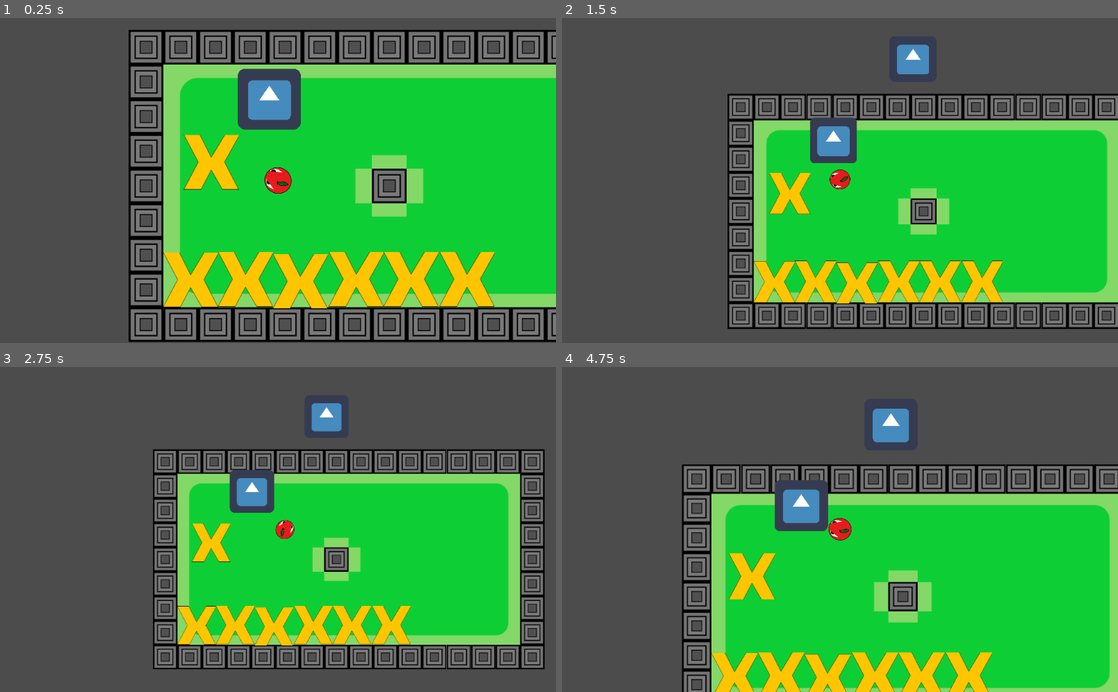
Above: before the commit, frames 1-4 (two rows, left to right).
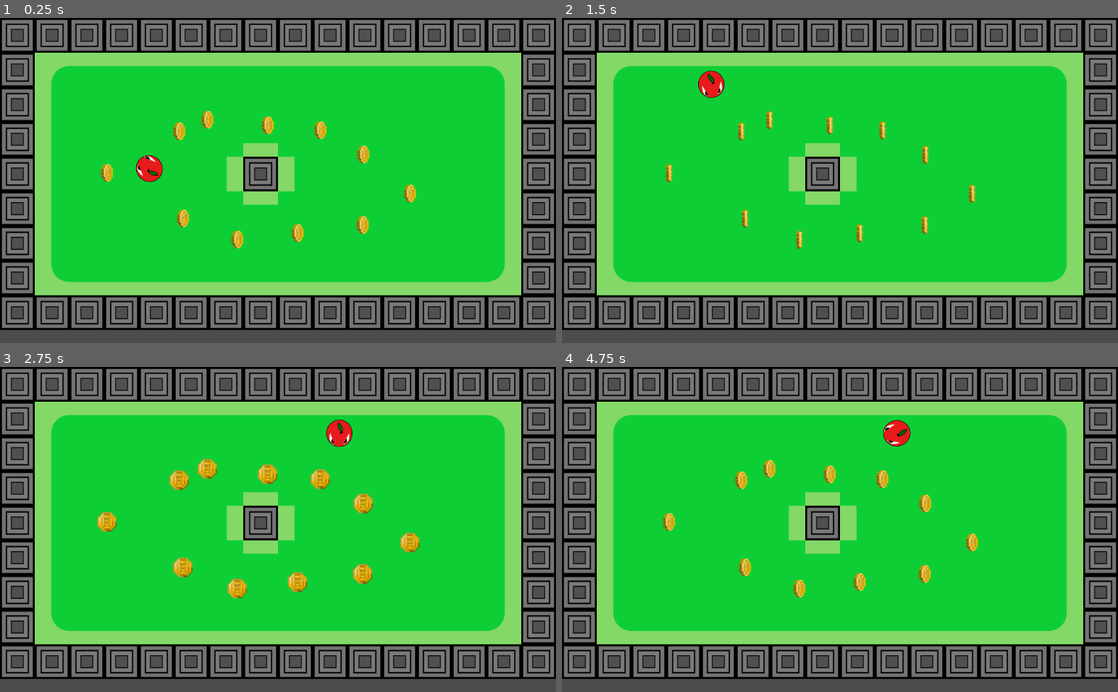
Above: after the commit, the same moments.

Repository: sulaemansantoso/WorkshopTopDownGodot
Game: Godot game, scene res://ContohNode.tscn
Two runs of this game, one before a commit and one after it. Both use one fixed random seed, a clock stepped at 60 frames per second and the inputs below. Before the commit the project starts from res://Scene/ContohNode.tscn. The engine's default icon, where the game draws it, is replaced by a stand-in: a white triangle on a blue panel in a dark square.
Inputs (mouse positions are in pixels of both pictures, inside the frame that each line leads up to):
- Up to frame 1 (0.25 s): no input
- Up to frame 2 (1.5 s): tap Enter (ui_accept) at 0.5, 0.77 s; move the mouse to (962, 164) at 0.52 s; hold Right (ui_right) 0.53-1.28 s; hold W (Atas) 0.53-1.28 s; click (962, 164) at 0.67 s; move the mouse to (728, 196) at 1.27 s; hold Left (ui_left) from 1.28 s (still down); tap S (Bawah) at 1.35 s; click (728, 196) at 1.42 s
- Up to frame 3 (2.75 s): tap Enter (ui_accept) at 1.52 s; move the mouse to (333, 458) at 2.02 s; release Left (ui_left) at 2.03 s; hold Right (ui_right) from 2.03 s (still down); hold D (Kanan) from 2.03 s (still down); click (333, 458) at 2.17 s
- Up to frame 4 (4.75 s): move the mouse to (812, 594) at 2.77 s; release D (Kanan) at 2.78 s; tap A (Kiri) at 2.85 s; click (812, 594) at 2.92 s; tap Enter (ui_accept) at 3.02, 3.77, 4.52 s; move the mouse to (1006, 578) at 3.52 s; release Right (ui_right) at 3.53 s; hold W (Atas) 3.53-4.28 s; hold Left (ui_left) from 3.53 s (still down); click (1006, 578) at 3.67 s; move the mouse to (673, 480) at 4.27 s; tap S (Bawah) at 4.35 s; click (673, 480) at 4.42 s

The runs differ from the first frame. In frame 1, 67% of the frame differs, in the area x 0-100%, y 0-100%; in frame 2, 70%; in frame 3, 68%; in frame 4, 76%.

Commit message:
mempelajari built-in signal , pemakaian signal baik di editor maupun secara coding, menggunakan signal custom dan animation player

Diff:
--- a/Scene/ContohNode.tscn
+++ b/ContohNode.tscn
@@ -1,15 +1,16 @@
-[gd_scene load_steps=8 format=2]
+[gd_scene load_steps=7 format=2]
 
-[ext_resource path="res://Script/ContohNode.gd" type="Script" id=1]
-[ext_resource path="res://Scene/Tomat.tscn" type="PackedScene" id=2]
-[ext_resource path="res://Assets/Tile2.png" type="Texture" id=3]
-[ext_resource path="res://Scene/X.tscn" type="PackedScene" id=4]
-[ext_resource path="res://Scene/BuletIjo.tscn" type="PackedScene" id=5]
-[ext_resource path="res://Scene/Gravitasi.tscn" type="PackedScene" id=6]
+[ext_resource path="res://Scene/Coin.tscn" type="PackedScene" id=1]
+[ext_resource path="res://Scene/Tomat.tscn" type="PackedScene" id=3]
+[ext_resource path="res://Script/ContohNode.gd" type="Script" id=4]
+[ext_resource path="res://Assets/Tile2.png" type="Texture" id=5]
+
+[sub_resource type="ConvexPolygonShape2D" id=2]
+points = PoolVector2Array( 0, 0, 64, 0, 64, 64, 0, 64 )
 
 [sub_resource type="TileSet" id=1]
 0/name = "Tembok"
-0/texture = ExtResource( 3 )
+0/texture = ExtResource( 5 )
 0/tex_offset = Vector2( 0, 0 )
 0/modulate = Color( 1, 1, 1, 1 )
 0/region = Rect2( 512, 192, 64, 64 )
@@ -18,12 +19,19 @@
 0/navigation_offset = Vector2( 0, 0 )
 0/shape_offset = Vector2( 0, 0 )
 0/shape_transform = Transform2D( 1, 0, 0, 1, 0, 0 )
+0/shape = SubResource( 2 )
 0/shape_one_way = false
-0/shape_one_way_margin = 0.0
-0/shapes = [  ]
+0/shape_one_way_margin = 1.0
+0/shapes = [ {
+"autotile_coord": Vector2( 0, 0 ),
+"one_way": false,
+"one_way_margin": 1.0,
+"shape": SubResource( 2 ),
+"shape_transform": Transform2D( 1, 0, 0, 1, 0, 0 )
+} ]
 0/z_index = 0
 1/name = "Tanah"
-1/texture = ExtResource( 3 )
+1/texture = ExtResource( 5 )
 1/tex_offset = Vector2( 0, 0 )
 1/modulate = Color( 1, 1, 1, 1 )
 1/region = Rect2( 448, 256, 64, 64 )
@@ -120,12 +128,11 @@
 format = 1
 tile_data = PoolIntArray( 262151, 0, 0 )
 
-[node name="Tomat" parent="." instance=ExtResource( 2 )]
+[node name="Tomat" parent="." instance=ExtResource( 3 )]
 position = Vector2( 275, 278 )
-speed = 100
+speed = 500
 
 [node name="Camera2D" type="Camera2D" parent="Tomat"]
-current = true
 zoom = Vector2( 0.5, 0.5 )
 smoothing_enabled = true
 drag_margin_left = 0.22
@@ -135,36 +142,40 @@
 editor_draw_limits = true
 editor_draw_drag_margin = true
 
-[node name="BuletIjo" parent="." instance=ExtResource( 5 )]
-position = Vector2( 259, 127 )
-linear_damp = 25.185
+[node name="Coins" type="Node2D" parent="."]
 
-[node name="BuletIjo2" parent="." instance=ExtResource( 5 )]
-position = Vector2( 454, -87 )
+[node name="Coin" parent="Coins" instance=ExtResource( 1 )]
+position = Vector2( 197, 286 )
+nilai_coin = 100
 
-[node name="X" parent="." instance=ExtResource( 4 )]
-position = Vector2( 317, 464 )
+[node name="Coin2" parent="Coins" instance=ExtResource( 1 )]
+position = Vector2( 330, 209 )
 
-[node name="X4" parent="." instance=ExtResource( 4 )]
-position = Vector2( 420, 460 )
+[node name="Coin3" parent="Coins" instance=ExtResource( 1 )]
+position = Vector2( 382, 188 )
 
-[node name="X5" parent="." instance=ExtResource( 4 )]
-position = Vector2( 521, 460 )
+[node name="Coin4" parent="Coins" instance=ExtResource( 1 )]
+position = Vector2( 493, 198 )
 
-[node name="X6" parent="." instance=ExtResource( 4 )]
-position = Vector2( 624, 460 )
+[node name="Coin5" parent="Coins" instance=ExtResource( 1 )]
+position = Vector2( 337, 370 )
 
-[node name="X7" parent="." instance=ExtResource( 4 )]
-position = Vector2( 153, 244 )
+[node name="Coin6" parent="Coins" instance=ExtResource( 1 )]
+position = Vector2( 437, 409 )
 
-[node name="X2" parent="." instance=ExtResource( 4 )]
-position = Vector2( 216, 460 )
+[node name="Coin7" parent="Coins" instance=ExtResource( 1 )]
+position = Vector2( 668, 382 )
 
-[node name="X3" parent="." instance=ExtResource( 4 )]
-position = Vector2( 115, 461 )
+[node name="Coin8" parent="Coins" instance=ExtResource( 1 )]
+position = Vector2( 669, 252 )
 
-[node name="Node2D" parent="." instance=ExtResource( 6 )]
-position = Vector2( 559, 238 )
-space_override = 3
-gravity_vec = Vector2( 0, -1 )
-gravity = 50.0
+[node name="Coin9" parent="Coins" instance=ExtResource( 1 )]
+position = Vector2( 548, 397 )
+
+[node name="Coin10" parent="Coins" instance=ExtResource( 1 )]
+position = Vector2( 755, 324 )
+
+[node name="Coin11" parent="Coins" instance=ExtResource( 1 )]
+position = Vector2( 590, 207 )
+
+[connection signal="ready" from="Tomat" to="." method="_on_Tomat_ready"]
--- a/Scene/BuletIjo.tscn
+++ b/Scene/BuletIjo.tscn
@@ -9,7 +9,6 @@
 [node name="BuletIjo" type="RigidBody2D"]
 collision_layer = 2
 collision_mask = 7
-linear_damp = 58.852
 script = ExtResource( 2 )
 
 [node name="Sprite" type="Sprite" parent="."]
--- /dev/null
+++ b/Scene/Coin.gd
@@ -0,0 +1,16 @@
+extends Area2D
+
+export var nilai_coin = 10
+
+signal coin_collected
+signal coin_baru_ada
+
+func koin_terambil() :
+	emit_signal("coin_collected", nilai_coin)
+	queue_free()
+
+func _on_Node2D_body_entered(body):
+	if (body is KinematicBody2D):
+#		queue_free()
+		$AnimationPlayer.play("Collected")
+	pass # Replace with function body.
--- /dev/null
+++ b/Scene/Coin.tscn
@@ -0,0 +1,159 @@
+[gd_scene load_steps=7 format=2]
+
+[ext_resource path="res://gold_coin_strip4.png" type="Texture" id=1]
+[ext_resource path="res://Scene/Coin.gd" type="Script" id=2]
+
+[sub_resource type="CapsuleShape2D" id=1]
+radius = 8.0
+
+[sub_resource type="Animation" id=4]
+resource_name = "Collected"
+tracks/0/type = "value"
+tracks/0/path = NodePath("Sprite:frame")
+tracks/0/interp = 1
+tracks/0/loop_wrap = true
+tracks/0/imported = false
+tracks/0/enabled = true
+tracks/0/keys = {
+"times": PoolRealArray( 0, 0.2, 0.4, 0.6, 0.8 ),
+"transitions": PoolRealArray( 1, 1, 1, 1, 1 ),
+"update": 1,
+"values": [ 0, 1, 2, 1, 0 ]
+}
+tracks/1/type = "value"
+tracks/1/path = NodePath("Sprite:scale")
+tracks/1/interp = 1
+tracks/1/loop_wrap = true
+tracks/1/imported = false
+tracks/1/enabled = true
+tracks/1/keys = {
+"times": PoolRealArray( 0, 0.9 ),
+"transitions": PoolRealArray( 1, 1 ),
+"update": 0,
+"values": [ Vector2( 3, 3 ), Vector2( 5, 5 ) ]
+}
+tracks/2/type = "value"
+tracks/2/path = NodePath("Sprite:modulate")
+tracks/2/interp = 1
+tracks/2/loop_wrap = true
+tracks/2/imported = false
+tracks/2/enabled = true
+tracks/2/keys = {
+"times": PoolRealArray( 0, 0.9 ),
+"transitions": PoolRealArray( 1, 1 ),
+"update": 0,
+"values": [ Color( 1, 1, 1, 1 ), Color( 1, 1, 1, 0 ) ]
+}
+tracks/3/type = "method"
+tracks/3/path = NodePath(".")
+tracks/3/interp = 1
+tracks/3/loop_wrap = true
+tracks/3/imported = false
+tracks/3/enabled = true
+tracks/3/keys = {
+"times": PoolRealArray( 0.9 ),
+"transitions": PoolRealArray( 1 ),
+"values": [ {
+"args": [  ],
+"method": "koin_terambil"
+} ]
+}
+
+[sub_resource type="Animation" id=2]
+resource_name = "Idle"
+length = 0.9
+loop = true
+tracks/0/type = "value"
+tracks/0/path = NodePath("Sprite:frame")
+tracks/0/interp = 1
+tracks/0/loop_wrap = true
+tracks/0/imported = false
+tracks/0/enabled = true
+tracks/0/keys = {
+"times": PoolRealArray( 0, 0.2, 0.4, 0.6, 0.8 ),
+"transitions": PoolRealArray( 1, 1, 1, 1, 1 ),
+"update": 1,
+"values": [ 0, 1, 2, 1, 0 ]
+}
+tracks/1/type = "value"
+tracks/1/path = NodePath("Sprite:scale")
+tracks/1/interp = 1
+tracks/1/loop_wrap = true
+tracks/1/imported = false
+tracks/1/enabled = true
+tracks/1/keys = {
+"times": PoolRealArray( 0, 0.4, 0.8 ),
+"transitions": PoolRealArray( 1, 1, 1 ),
+"update": 0,
+"values": [ Vector2( 3, 3 ), Vector2( 2.5, 2.5 ), Vector2( 3, 3 ) ]
+}
+
+[sub_resource type="Animation" id=3]
+length = 0.001
+tracks/0/type = "value"
+tracks/0/path = NodePath("Sprite:frame")
+tracks/0/interp = 1
+tracks/0/loop_wrap = true
+tracks/0/imported = false
+tracks/0/enabled = true
+tracks/0/keys = {
+"times": PoolRealArray( 0 ),
+"transitions": PoolRealArray( 1 ),
+"update": 0,
+"values": [ 0 ]
+}
+tracks/1/type = "value"
+tracks/1/path = NodePath("Sprite:scale")
+tracks/1/interp = 1
+tracks/1/loop_wrap = true
+tracks/1/imported = false
+tracks/1/enabled = true
+tracks/1/keys = {
+"times": PoolRealArray( 0 ),
+"transitions": PoolRealArray( 1 ),
+"update": 0,
+"values": [ Vector2( 3, 3 ) ]
+}
+tracks/2/type = "value"
+tracks/2/path = NodePath("Sprite:modulate")
+tracks/2/interp = 1
+tracks/2/loop_wrap = true
+tracks/2/imported = false
+tracks/2/enabled = true
+tracks/2/keys = {
+"times": PoolRealArray( 0 ),
+"transitions": PoolRealArray( 1 ),
+"update": 0,
+"values": [ Color( 1, 1, 1, 1 ) ]
+}
+tracks/3/type = "value"
+tracks/3/path = NodePath("Sprite:position")
+tracks/3/interp = 1
+tracks/3/loop_wrap = true
+tracks/3/imported = false
+tracks/3/enabled = true
+tracks/3/keys = {
+"times": PoolRealArray( 0 ),
+"transitions": PoolRealArray( 1 ),
+"update": 0,
+"values": [ Vector2( 0, 0 ) ]
+}
+
+[node name="Coin" type="Area2D"]
+script = ExtResource( 2 )
+
+[node name="Sprite" type="Sprite" parent="."]
+scale = Vector2( 3, 3 )
+texture = ExtResource( 1 )
+hframes = 4
+
+[node name="CollisionShape2D" type="CollisionShape2D" parent="."]
+shape = SubResource( 1 )
+
+[node name="AnimationPlayer" type="AnimationPlayer" parent="."]
+autoplay = "Idle"
+anims/Collected = SubResource( 4 )
+anims/Idle = SubResource( 2 )
+anims/RESET = SubResource( 3 )
+
+[connection signal="body_entered" from="." to="." method="_on_Node2D_body_entered"]
--- a/Scene/Tomat.gd
+++ b/Scene/Tomat.gd
@@ -34,10 +34,10 @@
 
 
 	var vector_gerak = pergerakan * speed
-	move_and_slide(vector_gerak)
+#	move_and_slide(vector_gerak)
 
-	if (is_on_wall()):
-		print("nabrak tembok")
+	move_and_slide(vector_gerak,Vector2(0,-1), false,4,0.768,true)
+
 
 
 	pass
--- a/Script/ContohNode.gd
+++ b/Script/ContohNode.gd
@@ -1,11 +1,16 @@
 extends Node2D
 
 var scale_factor = 1
+var point = 0
 
 onready var kamera = $Tomat/Camera2D
 
 func _ready():
 	kamera.zoom = Vector2(scale_factor, scale_factor)
+	var kump_coin = $Coins.get_children()
+	for coin_satu in kump_coin :
+		coin_satu.connect("coin_collected",self, "_on_Coin_coin_collected")
+
 
 
 func _process(delta):
@@ -17,3 +22,38 @@
 		scale_factor += 0.01
 		kamera.zoom = Vector2(scale_factor, scale_factor)
 		pass
+
+
+func _kalo_ada_mouse_lewat():
+	print ("mouse lewat")
+	pass # Replace with function body.
+
+
+func _on_Tomat_ready():
+	print("tomat ready")
+	pass # Replace with function body.
+
+
+func _on_Button_pressed():
+
+	var tomat_node = load("res://Scene/Tomat.tscn")
+	var tomat_instance = tomat_node.instance()
+	tomat_instance.position = get_global_mouse_position()
+	add_child(tomat_instance)
+
+	pass # Replace with function body.
+
+func on_body_exit(body) :
+	print(str(body) + " keluar ")
+	pass
+
+
+func _on_Gravitasi_body_entered(body):
+	print(str(body) + "masuk")
+	pass # Replace with function body.
+
+
+func _on_Coin_coin_collected(nilai_coin):
+	point += nilai_coin
+	print ("point sekarang  :  "+ str(point))
+	pass # Replace with function body.
--- a/project.godot
+++ b/project.godot
@@ -11,7 +11,7 @@
 [application]
 
 config/name="Workshop Top Down"
-run/main_scene="res://Scene/ContohNode.tscn"
+run/main_scene="res://ContohNode.tscn"
 config/icon="res://icon.png"
 
 [global]
Not shown: 4 places in ContohNode.tscn that only renumber resources
